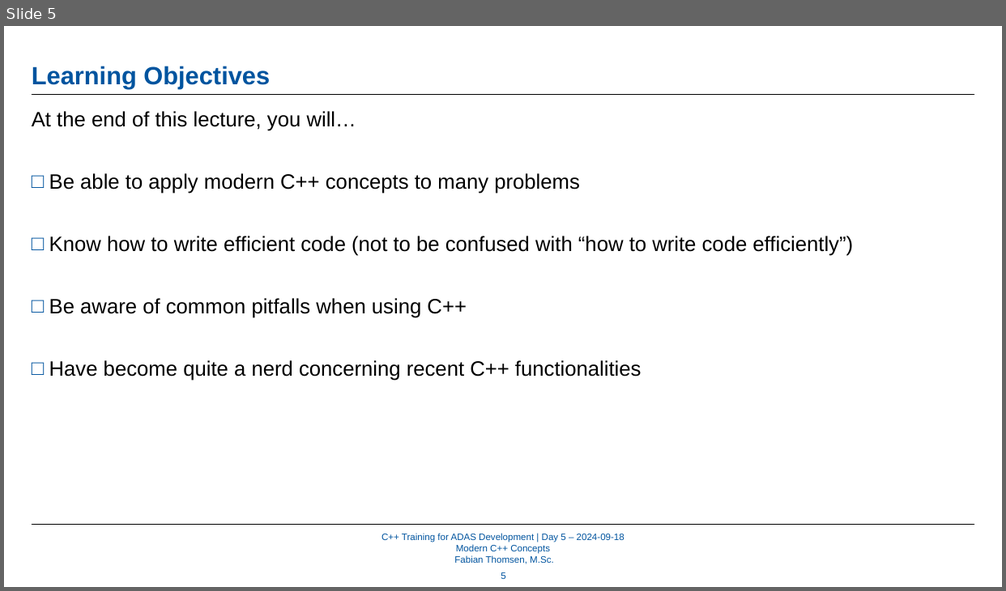
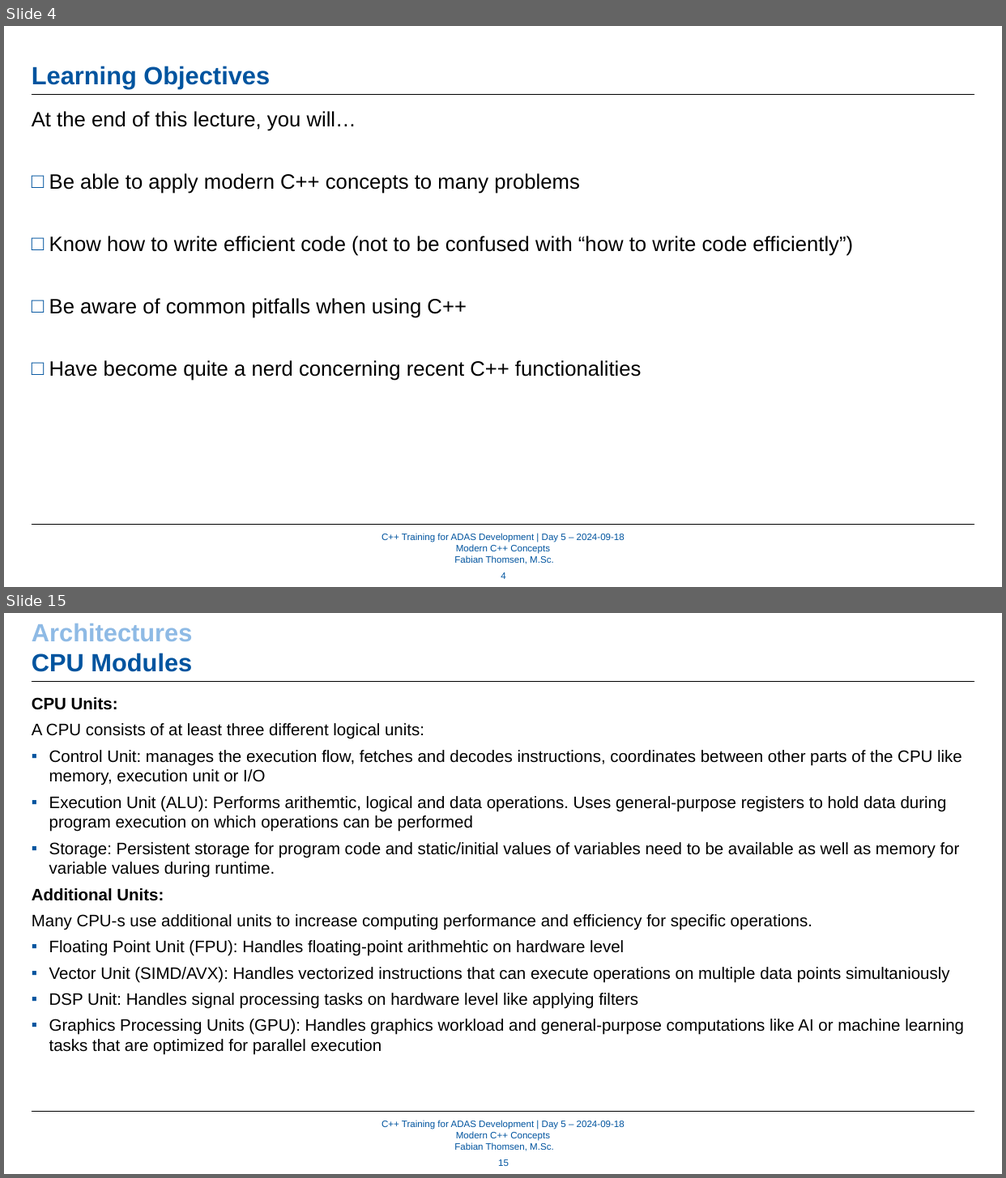
Before and after one commit to WhR4Ven/Diss_Dokument, a slide deck: Vortrag/05_ModernCPPConcepts_Part1 - Kopie.pptx. Shown one above the other, each under a label of ours: slide 5 before the commit, slides 4 and 15 after it; the slides between them are not shown. The pictures are 1006x591 and 1006x1178 pixels, drawn with LibreOffice and Linux fonts; fonts in the diff are those of the drawing; background and template pictures are left out. Boxes give left, top, right and bottom in pixels: in the first picture for what was removed or moved away, otherwise in the second. Text is boxed around its words. In the diff, an @@ line names an element or a change of style, - is before the commit and + after.

```diff
--- a/Vortrag/05_ModernCPPConcepts_Part1 - Kopie.pptx
+++ b/Vortrag/05_ModernCPPConcepts_Part1 - Kopie.pptx
@@ slide 15 added at (4, 613, 1002, 1174), background #FFFFFF; not listed: 3 template elements that a slide beside it also shows @@
@@ text added at (32, 624, 193, 672), 24 pt, text #8EBAE5, bold @@
+Architectures
+CPU Modules
@@ text added at (32, 697, 964, 1055), 16 pt, text #000000 @@
+CPU Units:
+A CPU consists of at least three different logical units:
+▪ Control Unit: manages the execution flow, fetches and decodes instructions, coordinates between other parts of the CPU like memory, execution unit or I/O
+▪ Execution Unit (ALU): Performs arithemtic, logical and data operations. Uses general-purpose registers to hold data during program execution on which operations can be performed
+▪ Storage: Persistent storage for program code and static/initial values of variables need to be available as well as memory for variable values during runtime.
+Additional Units:
+Many CPU-s use additional units to increase computing performance and efficiency for specific operations.
+▪ Floating Point Unit (FPU): Handles floating-point arithmehtic on hardware level
+▪ Vector Unit (SIMD/AVX): Handles vectorized instructions that can execute operations on multiple data points simultaniously
+▪ DSP Unit: Handles signal processing tasks on hardware level like applying filters
+▪ Graphics Processing Units (GPU): Handles graphics workload and general-purpose computations like AI or machine learning tasks that are optimized for parallel execution
@@ page number added at (498, 1160, 509, 1166), 9 pt, text #00549F @@
+15
@@ what was slide 5 is now slide 4 @@
@@ page number at (501, 573, 505, 579): text changed @@
-5
+4
```
Also in this commit, not shown: 4 slides changed, 64 other slides added, 5 slides removed, 13 other files.
